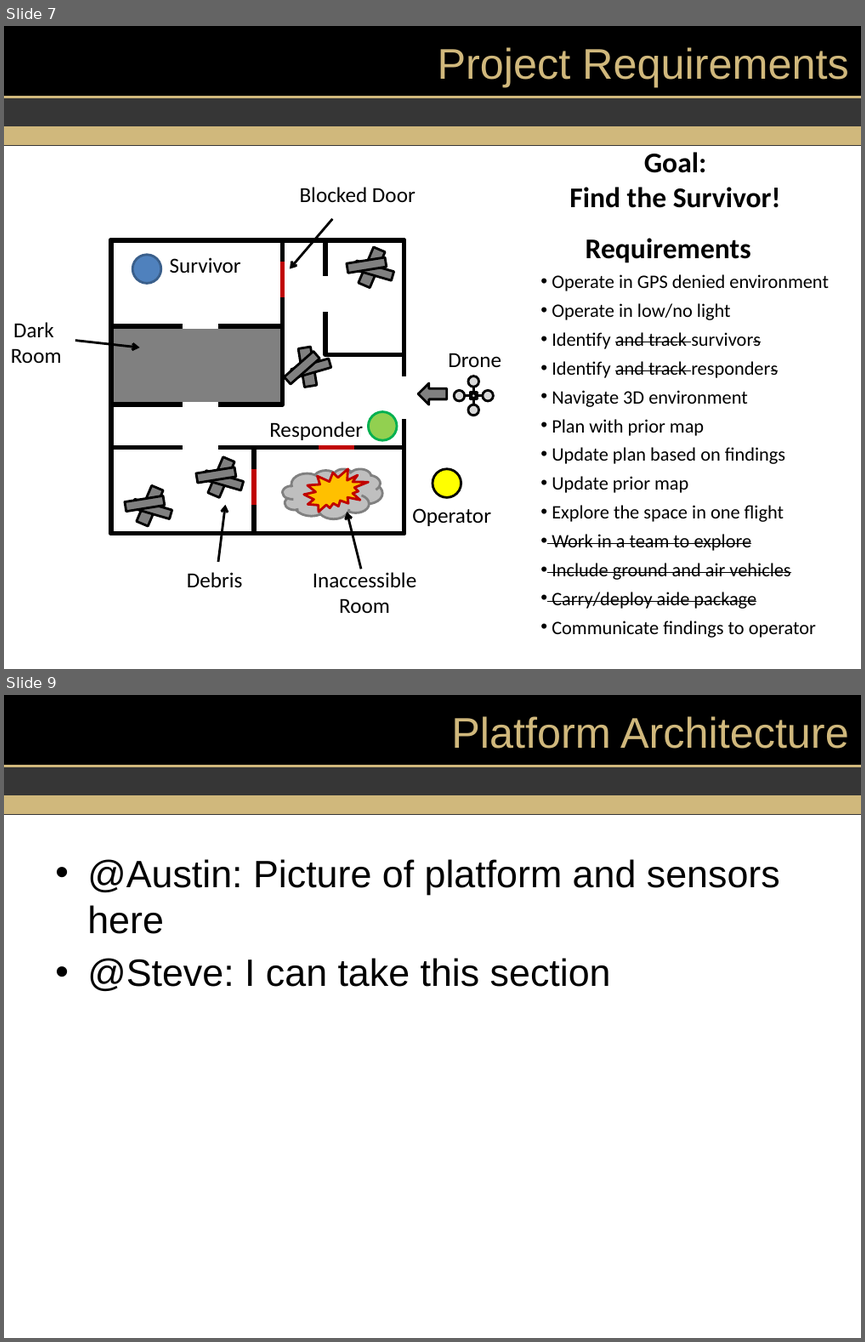
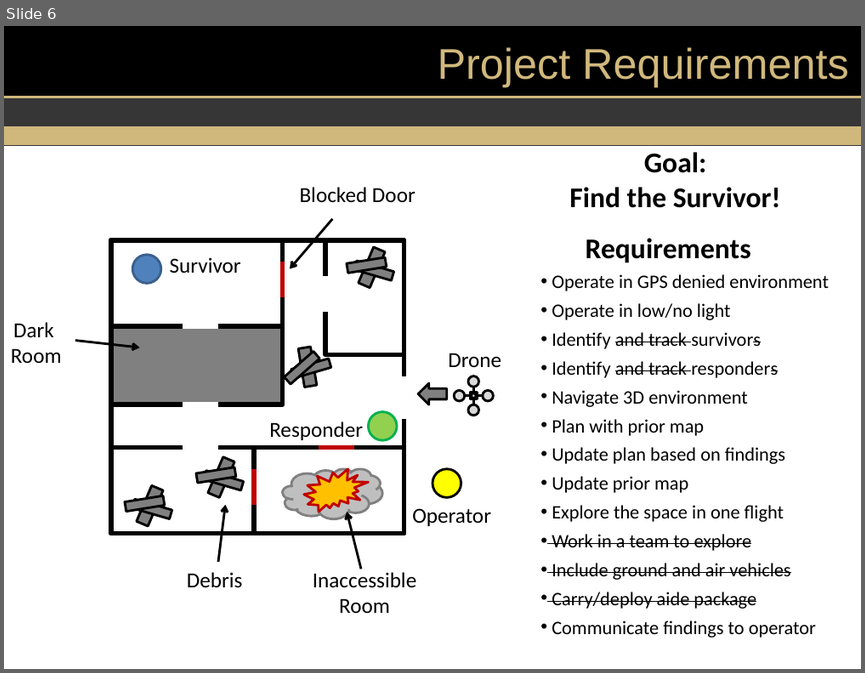
Before and after one commit to dtbinh/FlyNet, a slide deck: Presentations/GP_6_min.pptx. Shown one above the other, each under a label of ours: slides 7 and 9 before the commit, slide 6 after it; the slides between them are not shown. The pictures are 865x1342 and 865x673 pixels, drawn with LibreOffice and Linux fonts; fonts in the diff are those of the drawing; background and template pictures are left out. Boxes give left, top, right and bottom in pixels: in the first picture for what was removed or moved away, otherwise in the second. Text is boxed around its words. In the diff, an @@ line names an element or a change of style, - is before the commit and + after.

```diff
--- a/Presentations/GP_6_min.pptx
+++ b/Presentations/GP_6_min.pptx
@@ slide 9 removed at box(4, 695, 861, 1338), background #FFFFFF; not listed: 5 template elements that a slide beside it also shows @@
@@ title removed at box(451, 716, 849, 749) @@
-Platform Architecture
@@ text removed at box(87, 859, 780, 992) @@
-• @Austin: Picture of platform and sensors here
-• @Steve: I can take this section
@@ what was slide 7 is now slide 6 @@
```
Also in this commit, not shown: 1 slide changed, 8 slides added, 2 other slides removed, 1 other file.
